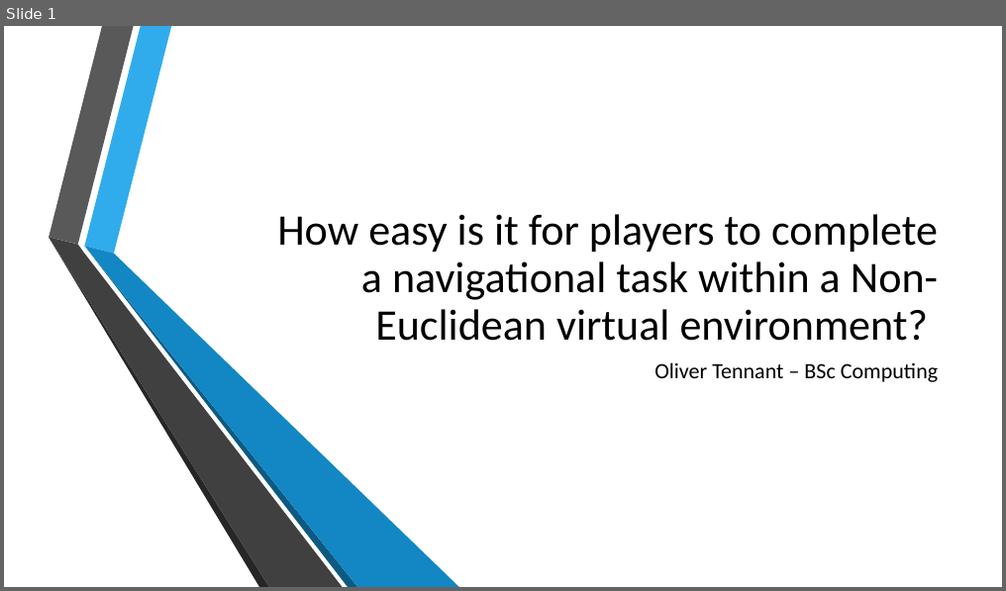
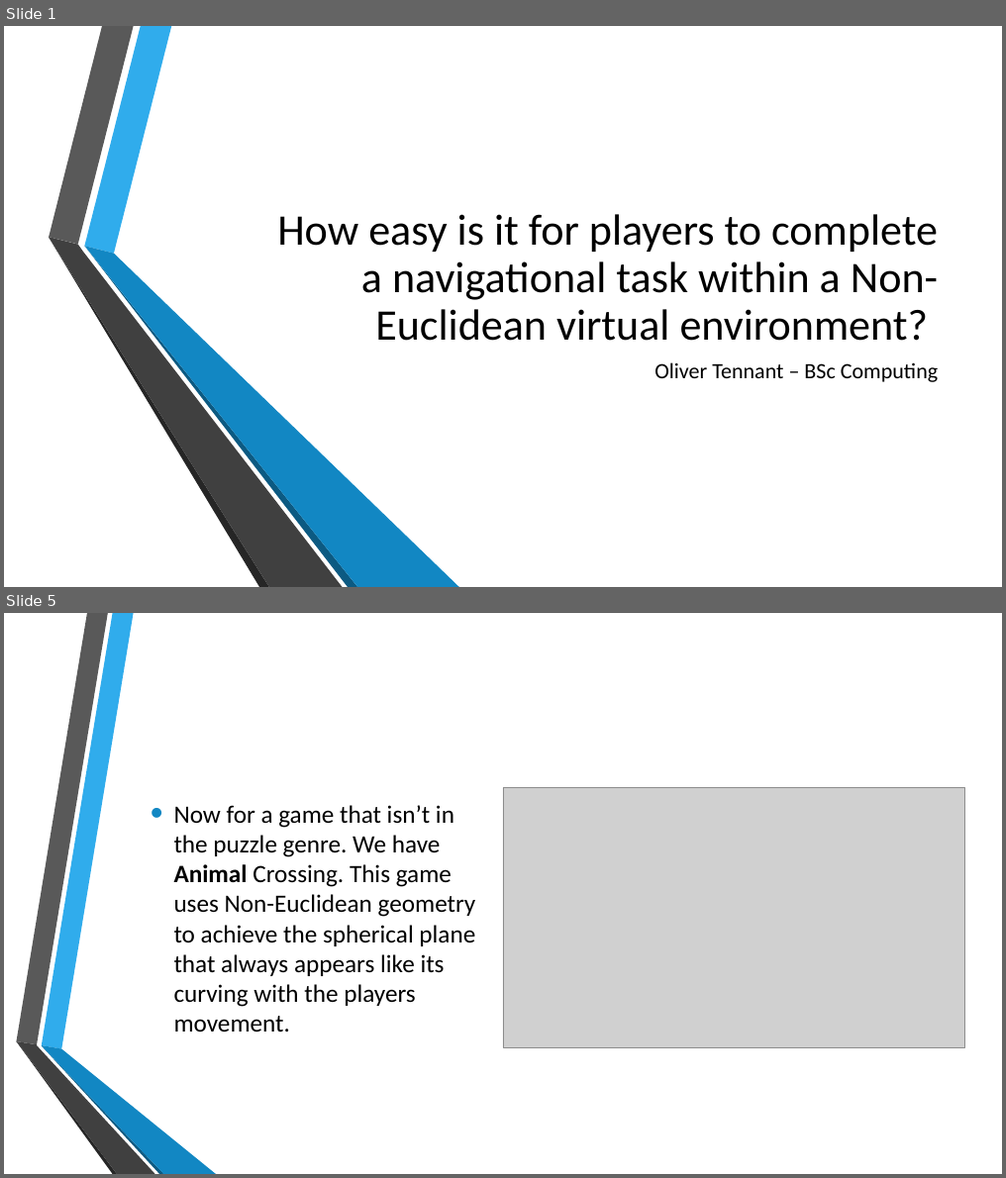
Before and after one commit to Lieu-Tennie/Non-Euclidean-Virtual-Environment-Artefact, a slide deck: Non-Euclidean Presentation.pptx. Shown one above the other, each under a label of ours: slide 1 before the commit, slides 1 and 5 after it; the slides between them are not shown. The pictures are 1006x591 and 1006x1178 pixels, drawn with LibreOffice and Linux fonts; fonts in the diff are those of the drawing; grey boxes stand for pictures; background and template pictures are left out. Boxes give left, top, right and bottom in pixels: in the first picture for what was removed or moved away, otherwise in the second. Text is boxed around its words. In the diff, an @@ line names an element or a change of style, - is before the commit and + after.

```diff
--- a/Non-Euclidean Presentation.pptx
+++ b/Non-Euclidean Presentation.pptx
@@ slide 5 added at (x1=4, y1=613, x2=1002, y2=1174), background picture (left out) @@
@@ picture added at (x1=503, y1=788, x2=965, y2=1048) @@
@@ text added at (x1=174, y1=805, x2=476, y2=1032), 24 pt, text #000000 @@
+• Now for a game that isn’t in the puzzle genre. We have Animal Crossing. This game uses Non-Euclidean geometry to achieve the spherical plane that always appears like its curving with the players movement.
@@ group added at (x1=16, y1=613, x2=216, y2=1174): 6 freeform shapes @@
```
Also in this commit, not shown: 1 slide changed, 13 other slides added.
